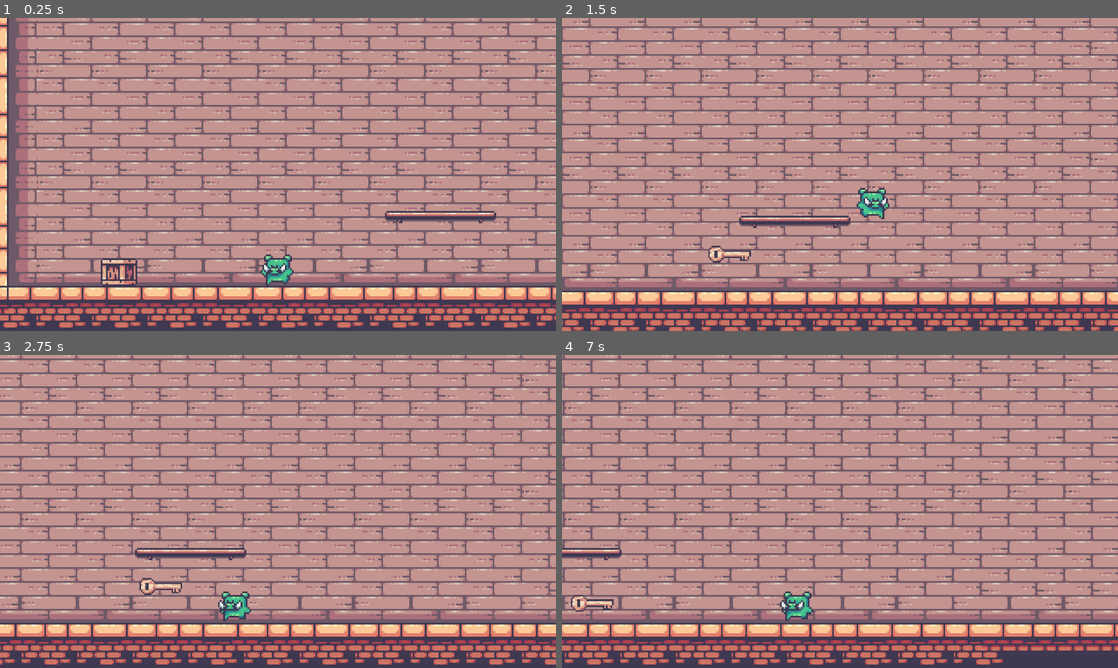
Above: before the commit, frames 1-4 (two rows, left to right).
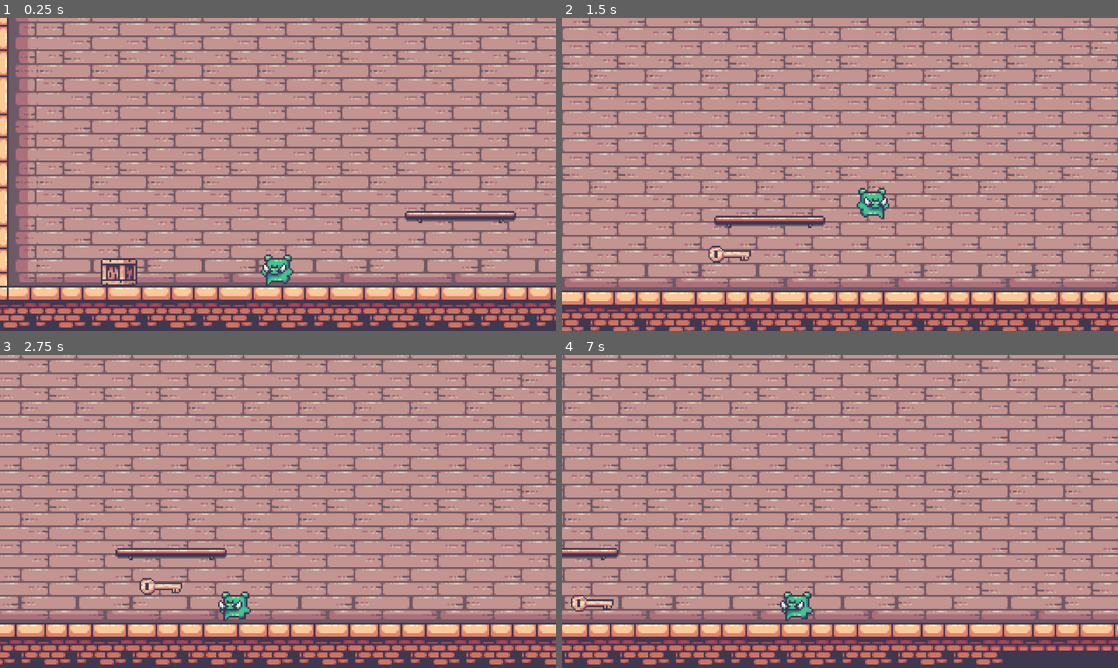
Above: after the commit, the same moments.

Repository: BulldozerDevv/Out-Of-Reach
Game: Godot game, scene res://Scenes/main_level.tscn
Two runs of this game, one before a commit and one after it. Both use one fixed random seed, a clock stepped at 60 frames per second and the inputs below. The project has no main scene, so this scene is started directly.
Inputs:
- Up to frame 1 (0.25 s): no input
- Up to frame 2 (1.5 s): hold Right (right) from 0.53 s (still down); tap Space (jump) at 0.77 s
- Up to frame 3 (2.75 s): tap Space (jump) at 1.52 s; release Right (right) at 2.03 s; hold Left (left) from 2.03 s (still down)
- Up to frame 4 (7 s): release Left (left) at 2.78 s; hold Right (right) 2.78-4.28 s; tap Space (jump) at 3.02, 3.77, 4.52, 6.02, 6.77 s; hold Left (left) 4.28-5.03 s; hold Right (right) 5.03-5.78 s; hold Left (left) from 5.78 s (still down)

The runs differ from the first frame. In frame 1, 0.3% of the frame differs, in the area x 69-93%, y 61-66%; in frame 2, 0.4%, in the area x 27-52%, y 63-68%; in frame 3, 0.3%; in frame 4, less than 0.1%.

Commit message:
Remove the ease from the animation

Diff:
--- a/Scenes/movingplatform.tscn
+++ b/Scenes/movingplatform.tscn
@@ -18,7 +18,7 @@
 tracks/0/loop_wrap = true
 tracks/0/keys = {
 "times": PackedFloat32Array(0, 2),
-"transitions": PackedFloat32Array(-1.56, 1),
+"transitions": PackedFloat32Array(1, 1),
 "update": 0,
 "values": [0.0, 1.0]
 }
